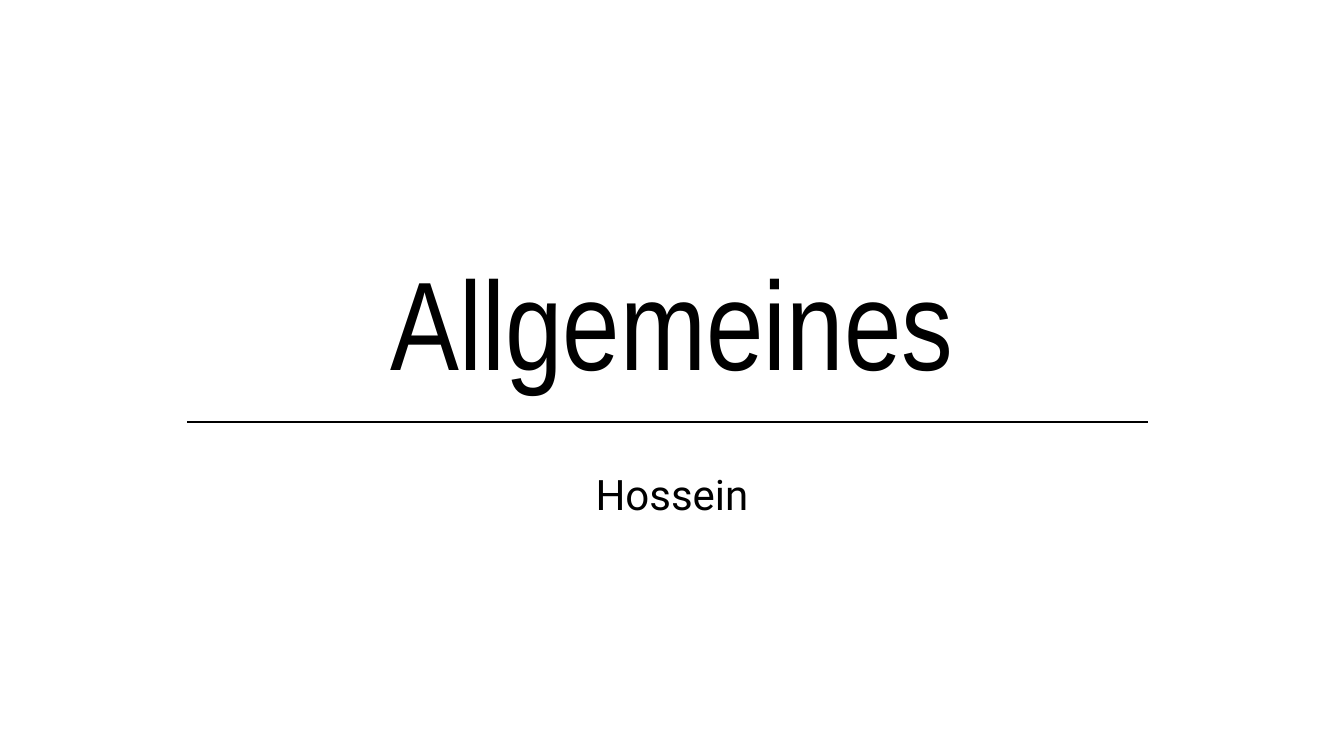
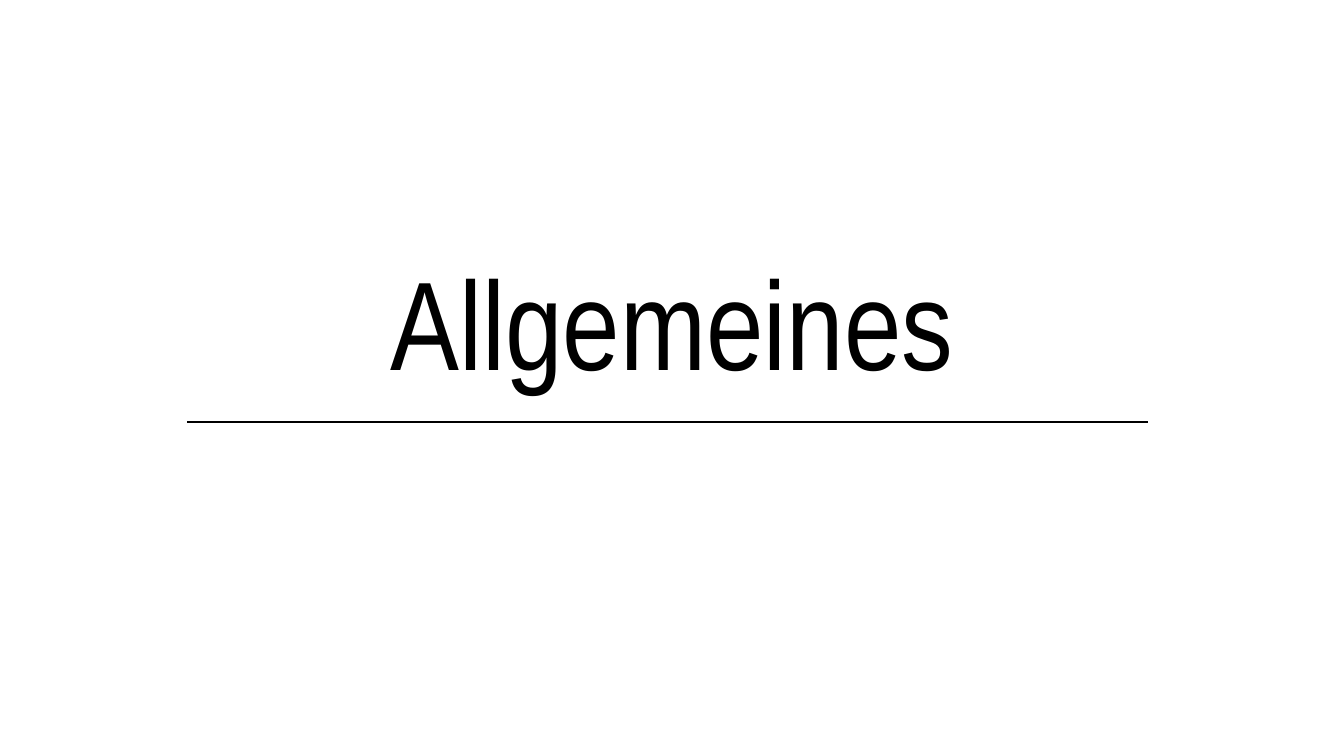
Before and after one commit to lsswchmnn/tank, a slide deck: slide 26 of Präsentation/Kettenfahrzeug.pptx (slide 15 before the commit). Drawn at 1344x756 pixels with LibreOffice and Linux fonts; fonts in the diff are those of the drawing. Boxes give left, top, right and bottom in pixels: in the first picture for what was removed or moved away, otherwise in the second. Text is boxed around its words. In the diff, an @@ line names an element or a change of style, - is before the commit and + after.

```diff
--- a/Präsentation/Kettenfahrzeug.pptx
+++ b/Präsentation/Kettenfahrzeug.pptx
@@ subtitle removed at [596, 479, 749, 511] @@
-Hossein
```
Also in this commit, not shown: 4 other slides changed, 13 slides added, 2 slides removed, 5 other files.
